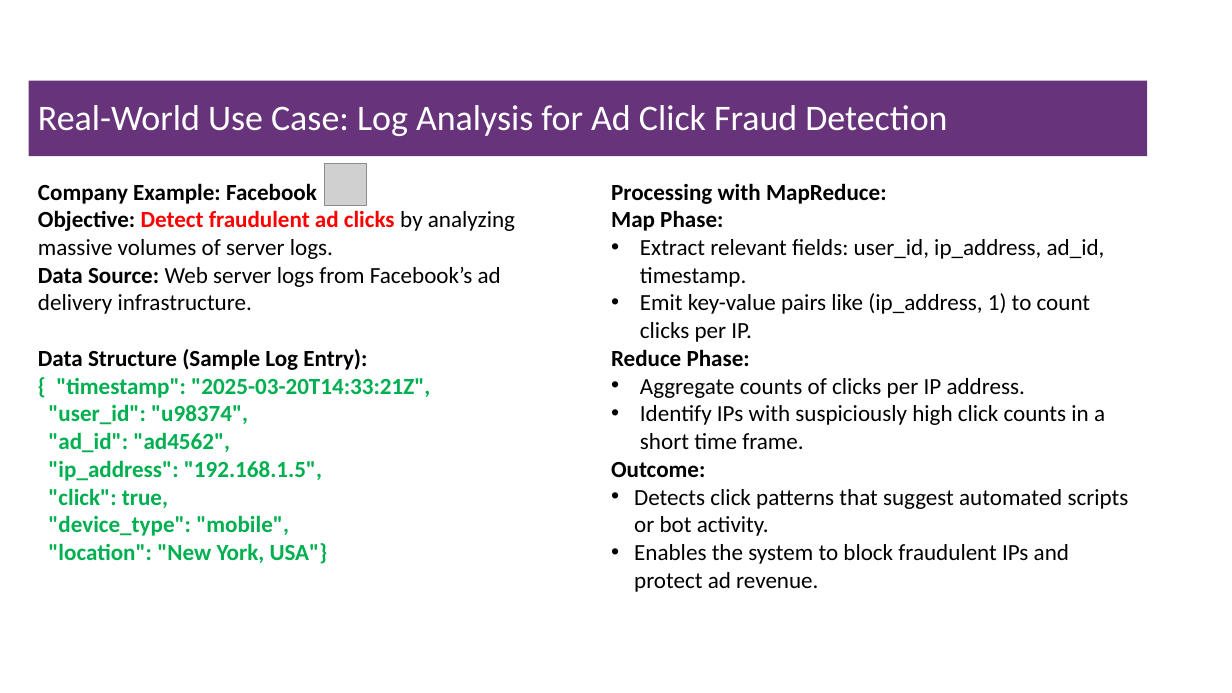
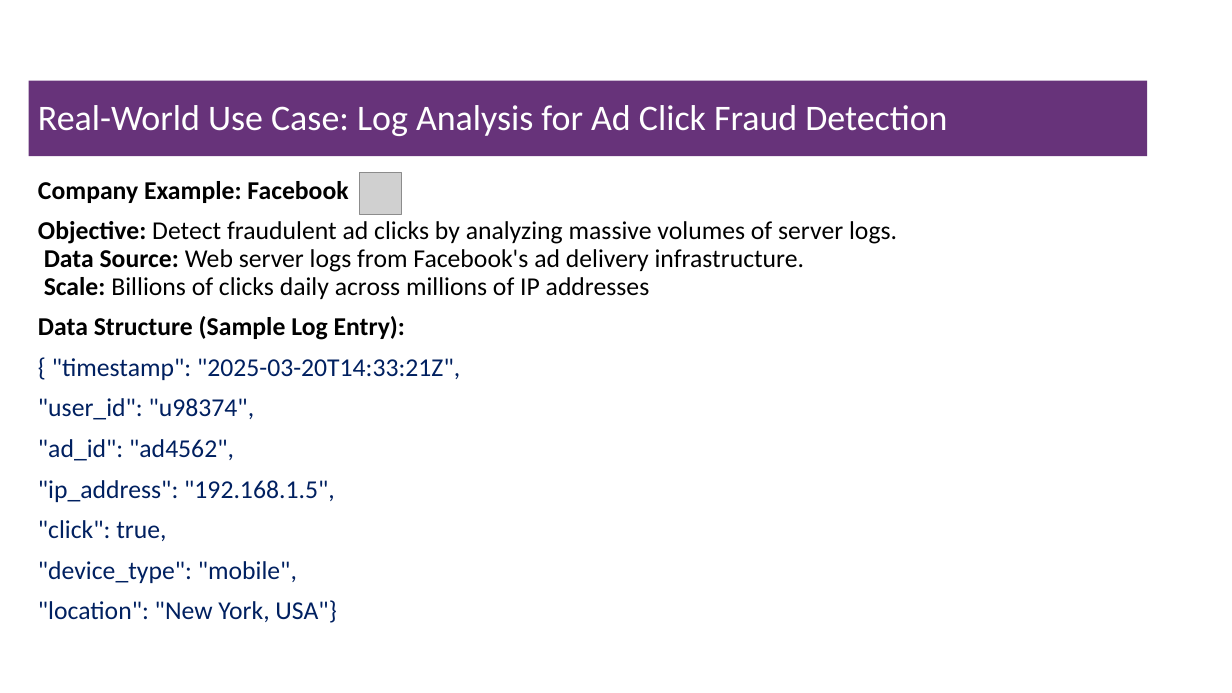
Before and after one commit to msfasha/307401-Big-Data, a slide deck: slide 15 of 20243/section_2_introduction_to_hadoop_eco_system/2-Introduction to Hadoop Eco System.pptx (slide 12 before the commit). Drawn at 1232x693 pixels with LibreOffice and Linux fonts; fonts in the diff are those of the drawing; grey boxes stand for pictures; background and template pictures are left out. Boxes give left, top, right and bottom in pixels: in the first picture for what was removed or moved away, otherwise in the second. Text is boxed around its words. In the diff, an @@ line names an element or a change of style, - is before the commit and + after.

Commit message:
update hadoop echo system

```diff
--- a/20243/section_2_introduction_to_hadoop_eco_system/2-Introduction to Hadoop Eco System.pptx
+++ b/20243/section_2_introduction_to_hadoop_eco_system/2-Introduction to Hadoop Eco System.pptx
@@ text "Company Example: Facebook" at [38, 181, 897, 623]: columns 2 to 1 @@
@@ picture: place and size @@
-picture at [324, 164, 366, 205]
+picture at [360, 173, 401, 214]
@@ text at [38, 181, 405, 340]: size 18 to 20 pt in "Company Example: Facebook", "Data Structure (Sample Log Entry):"; line spacing 1 to 0.9; more space between paragraphs @@
@@ text at [38, 221, 897, 299]: text changed; size 18 to 20 pt @@
-Objective: Detect fraudulent ad clicks by analyzing massive volumes of server logs.
-Data Source: Web server logs from Facebook’s ad delivery infrastructure.
+Objective: Detect fraudulent ad clicks by analyzing massive volumes of server logs.
+Data Source: Web server logs from Facebook's ad delivery infrastructure.
+Scale: Billions of clicks daily across millions of IP addresses
@@ text at [38, 358, 460, 623]: text changed; size 18 to 20 pt; text colour #000000 to #002060 @@
-{ "timestamp": "2025-03-20T14:33:21Z",
-"user_id": "u98374",
-"ad_id": "ad4562",
-"ip_address": "192.168.1.5",
-"click": true,
-"device_type": "mobile",
-"location": "New York, USA"}
-Processing with MapReduce:
-Map Phase:
-  • Extract relevant fields: user_id, ip_address, ad_id, timestamp.
-  • Emit key-value pairs like (ip_address, 1) to count clicks per IP.
-Reduce Phase:
-  • Aggregate counts of clicks per IP address.
-  • Identify IPs with suspiciously high click counts in a short time frame.
-Outcome:
-• Detects click patterns that suggest automated scripts or bot activity.
-• Enables the system to block fraudulent IPs and protect ad revenue.
+{ "timestamp": "2025-03-20T14:33:21Z",
+"user_id": "u98374",
+"ad_id": "ad4562",
+"ip_address": "192.168.1.5",
+"click": true,
+"device_type": "mobile",
+"location": "New York, USA"}
```
Also in this commit, not shown: 4 other slides changed, 5 slides added, 3 slides removed, 2 other files.
